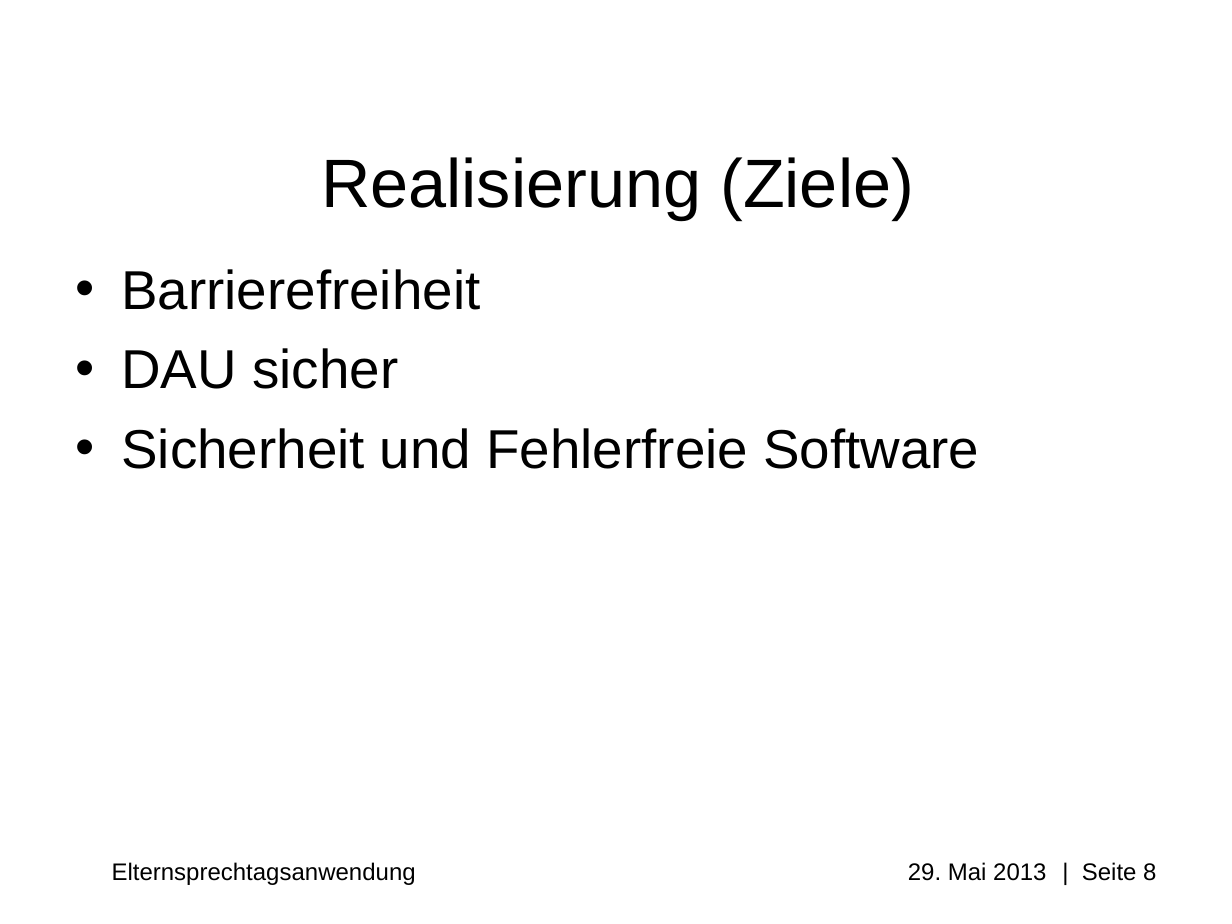
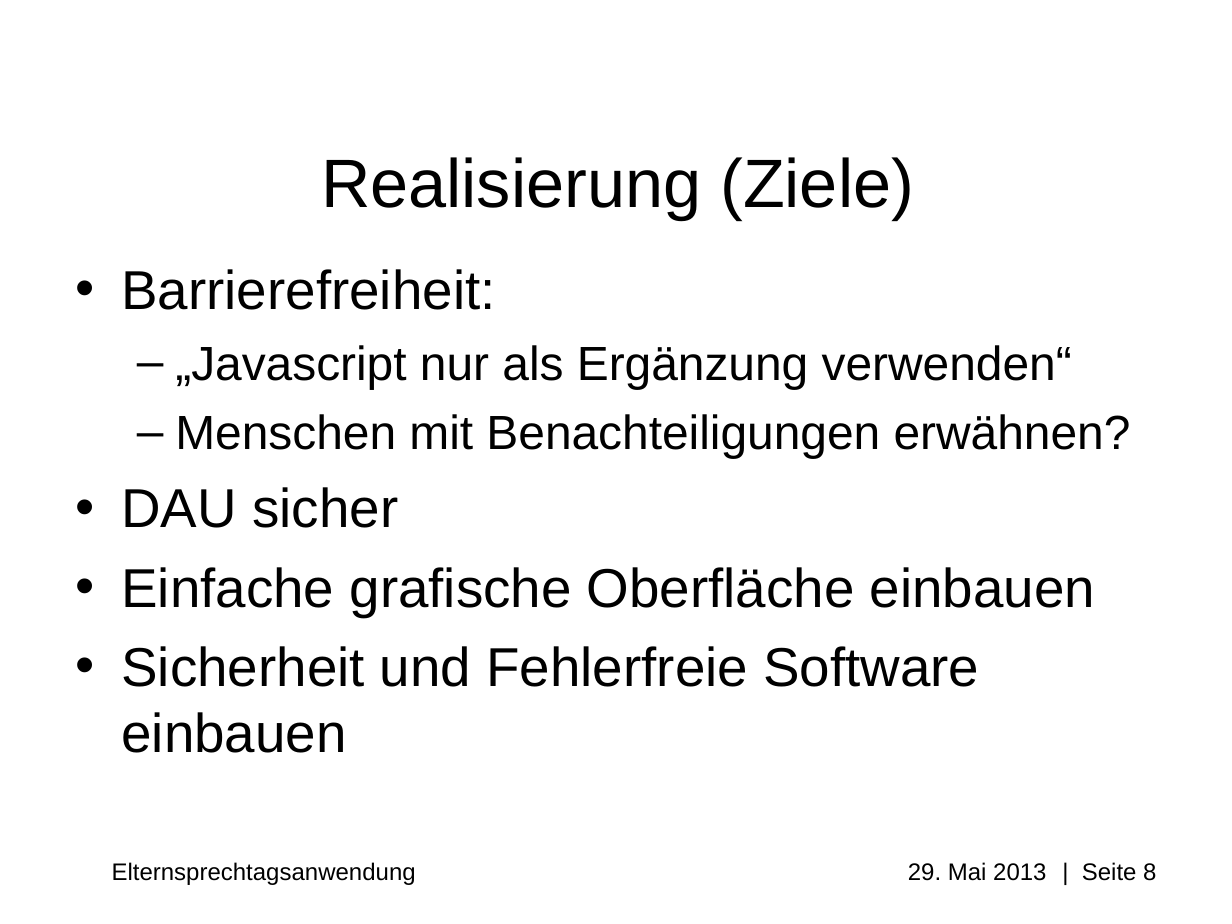
Before and after one commit to Professi/esta, a slide deck: slide 8 of docs/Praesentation/Elternsprechtagsanwendung(ESTA)_pre_alpha_0.0.0.1.ppt. Drawn at 1232x924 pixels with LibreOffice and Linux fonts; fonts in the diff are those of the drawing; background and template pictures are left out. Boxes give left, top, right and bottom in pixels: in the first picture for what was removed or moved away, otherwise in the second. Text is boxed around its words. In the diff, an @@ line names an element or a change of style, - is before the commit and + after.

```diff
--- a/docs/Praesentation/Elternsprechtagsanwendung(ESTA)_pre_alpha_0.0.0.1.ppt
+++ b/docs/Praesentation/Elternsprechtagsanwendung(ESTA)_pre_alpha_0.0.0.1.ppt
@@ text at bbox=[121, 269, 1131, 459]: text changed; size 32 to 28 pt @@
-• Barrierefreiheit
+• Barrierefreiheit:
+  – „Javascript nur als Ergänzung verwenden“
+  – Menschen mit Benachteiligungen erwähnen?
@@ text at bbox=[121, 567, 1095, 753]: text changed @@
-• Sicherheit und Fehlerfreie Software
+• Einfache grafische Oberfläche einbauen
+• Sicherheit und Fehlerfreie Software einbauen
```
Also in this commit, not shown: 1 other slide changed, 2 slides added, 2 slides removed, 15 other files.
